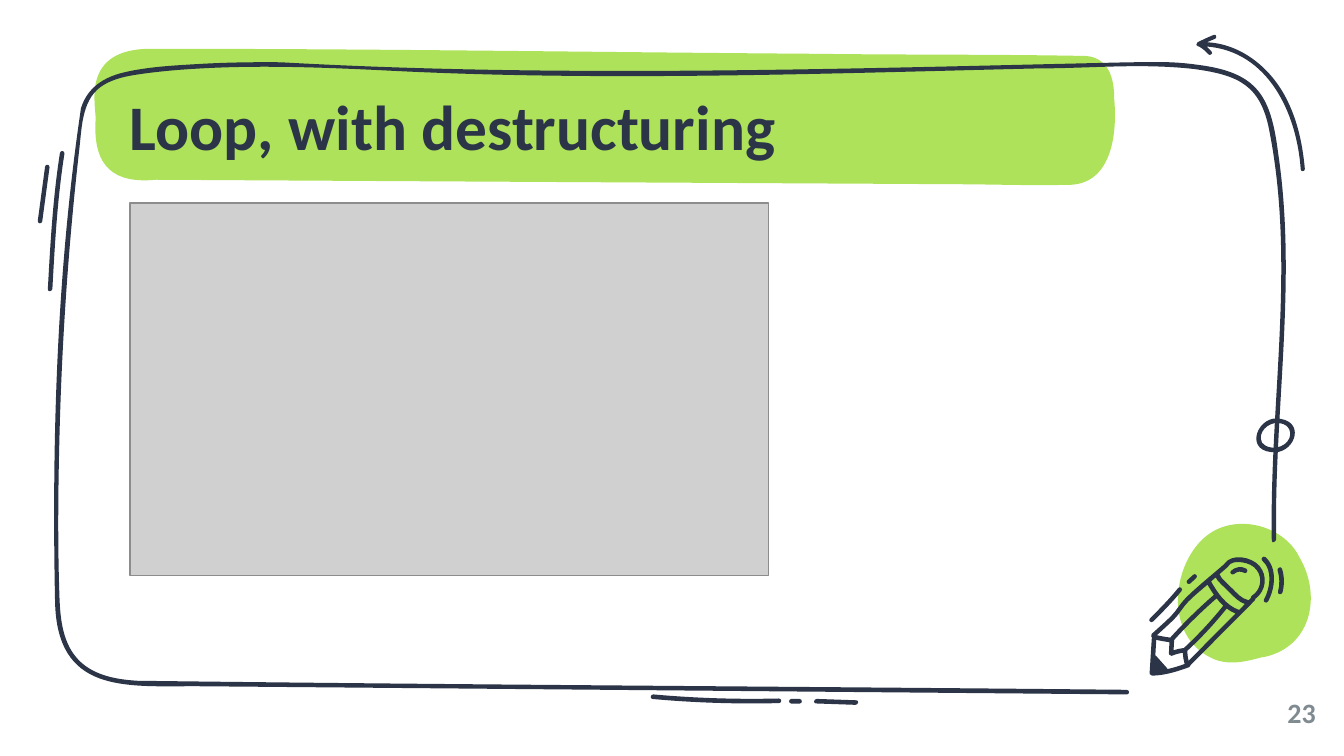
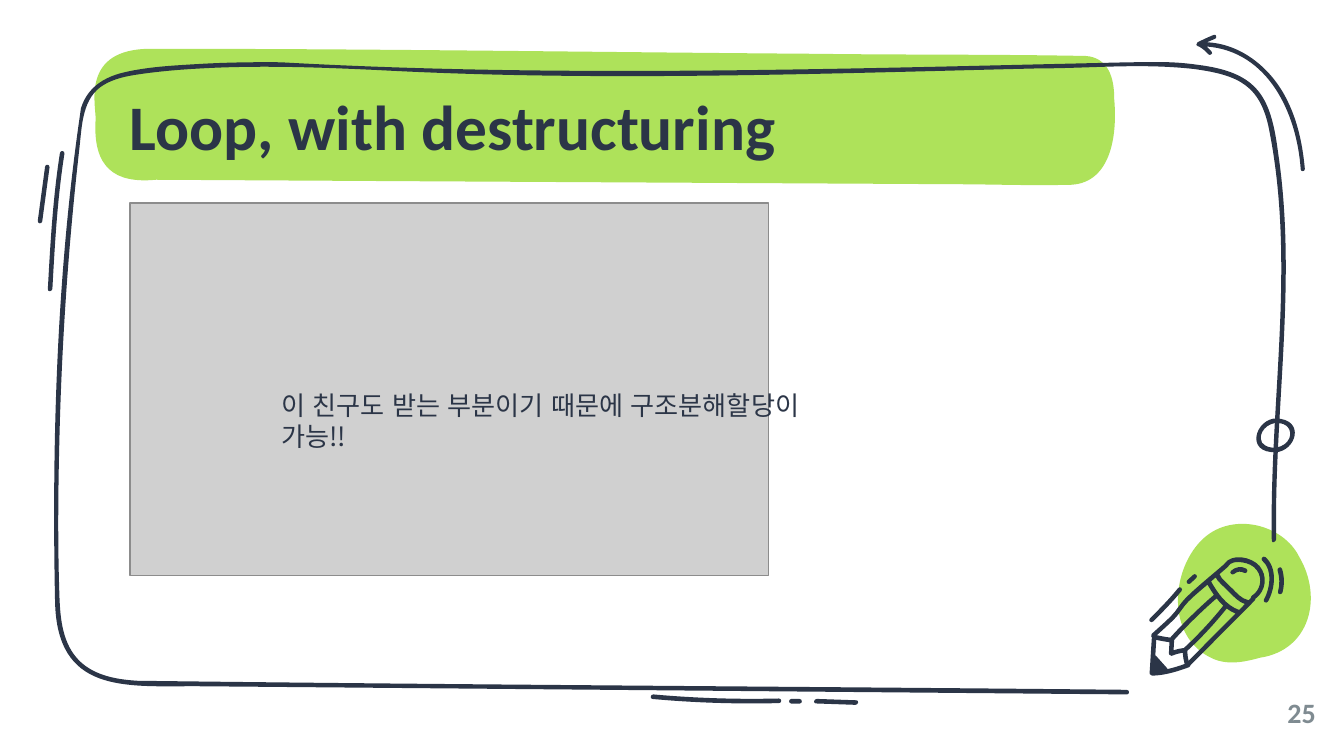
Before and after one commit to unchaptered/Sailing99, a slide deck: slide 25 of 006_tech_pr/object-literal and destructuring.pptx (slide 23 before the commit). Drawn at 1344x756 pixels with LibreOffice and Linux fonts; fonts in the diff are those of the drawing; grey boxes stand for pictures. Boxes give left, top, right and bottom in pixels: in the first picture for what was removed or moved away, otherwise in the second. Text is boxed around its words. In the diff, an @@ line names an element or a change of style, - is before the commit and + after.

```diff
--- a/006_tech_pr/object-literal and destructuring.pptx
+++ b/006_tech_pr/object-literal and destructuring.pptx
@@ text added at (x1=281, y1=388, x2=800, y2=422), 14 pt, text #2B3547 @@
+이 친구도 받는 부분이기 때문에 구조분해할당이 가능!!
@@ page number at (x1=1287, y1=704, x2=1315, y2=723): text changed @@
-23
+25
```
Also in this commit, not shown: 11 other slides changed, 2 slides added, 1 other file.
